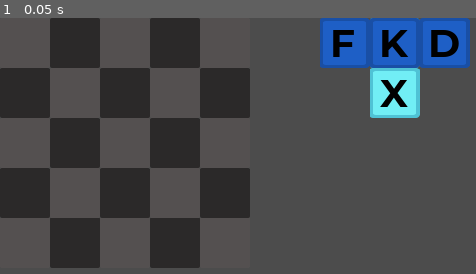
Above: before the commit, frame 1.
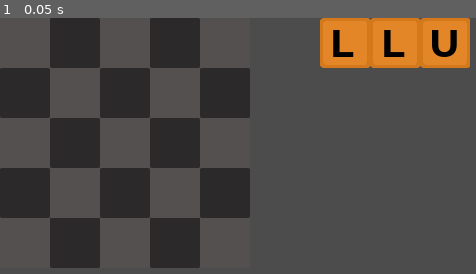
Above: after the commit, the same moment.

Repository: ababen1/Wordimo
Game: Godot game, scene res://src/Board.tscn
Two runs of this game, one before a commit and one after it. Both use one fixed random seed, a clock stepped at 60 frames per second and the inputs below.
Inputs:
- Up to frame 1 (0.05 s): no input

The runs differ from the first frame. In frame 1, 7.8% of the frame differs, in the area x 67-99%, y 0-40%.

Commit message:
todo: find a way to snap the shapes to the grid

Diff:
--- a/project.godot
+++ b/project.godot
@@ -18,10 +18,16 @@
 "class": "BlocksFactory",
 "language": "GDScript",
 "path": "res://src/Blocks/BlocksFactory.gd"
+}, {
+"base": "Area2D",
+"class": "Letter",
+"language": "GDScript",
+"path": "res://src/Letter.gd"
 } ]
 _global_script_class_icons={
 "Block": "",
-"BlocksFactory": ""
+"BlocksFactory": "",
+"Letter": ""
 }
 
 [application]
@@ -72,6 +78,12 @@
  ]
 }
 
+[layer_names]
+
+2d_physics/layer_1="blocks"
+2d_physics/layer_2="board"
+2d_physics/layer_3="letters"
+
 [physics]
 
 common/enable_pause_aware_picking=true
--- a/src/Blocks/Block.gd
+++ b/src/Blocks/Block.gd
@@ -3,14 +3,25 @@
 
 signal block_pressed
 signal rotate_pressed
+signal entered_grid
+signal exited_grid
 
 const LETTER = preload("res://src/Letter.tscn")
+const COLLISION_LAYER_BOARD = 2
+const COLLISION_LAYER_SHAPES = 1
 
 onready var sprite: Sprite = $Sprite
 onready var _polygon: = $CollisionPolygon2D
 
+var letters: Array = []
+var is_inside_grid: = false setget set_is_inside_grid
+
 func _ready() -> void:
 	setup()
+
+func _process(_delta: float) -> void:
+	self.is_inside_grid = _check_is_inside_grid()
+	update()
 
 func _input_event(_viewport: Object, event: InputEvent, _shape_idx: int) -> void:
 	if event is InputEventMouse:
@@ -19,6 +30,18 @@
 		elif event.is_action_pressed("right_click"):
 			emit_signal("rotate_pressed")
 
+# TEST
+func _draw() -> void:
+	draw_circle(position, 5, Color.black)
+
+func set_is_inside_grid(val: bool):
+	if val != is_inside_grid:
+		is_inside_grid = val
+		if is_inside_grid:
+			emit_signal("entered_grid")
+		else:
+			emit_signal("exited_grid")
+
 func setup():
 	# Adding letters
 	for child in sprite.get_children():
@@ -26,8 +49,16 @@
 			var letter = LETTER.instance()
 			child.add_child(letter)
 			letter.set_random_letter()
+			letters.append(letter)
 	_polygon.position = sprite.offset
 	sprite.position = Vector2.ZERO
+	collision_layer = COLLISION_LAYER_SHAPES
+	collision_mask = COLLISION_LAYER_BOARD
+
+func rotate_shape() -> void:
+	rotation_degrees += 90
+	for child in sprite.get_children():
+		child.rotation_degrees -= 90
 
 func _on_pressed() -> void:
 	emit_signal("block_pressed")
@@ -35,7 +66,9 @@
 func _on_rotate_pressed() -> void:
 	emit_signal("rotate_pressed")
 
-func rotate_shape() -> void:
-	rotation_degrees += 90
-	for child in sprite.get_children():
-		child.rotation_degrees -= 90
+func _check_is_inside_grid() -> bool:
+	for letter in letters:
+		if letter is Letter:
+			if letter.get_overlapping_bodies().empty():
+				return false
+	return true
--- a/src/Blocks/I.tscn
+++ b/src/Blocks/I.tscn
@@ -4,10 +4,10 @@
 [ext_resource path="res://src/Blocks/Block.gd" type="Script" id=2]
 
 [node name="I" type="Area2D"]
+collision_mask = 2
 script = ExtResource( 2 )
 
 [node name="Sprite" type="Sprite" parent="."]
-position = Vector2( 32, 128 )
 texture = ExtResource( 1 )
 centered = false
 offset = Vector2( -32, -128 )
@@ -25,4 +25,5 @@
 position = Vector2( 0, 96 )
 
 [node name="CollisionPolygon2D" type="CollisionPolygon2D" parent="."]
+position = Vector2( -32, -128 )
 polygon = PoolVector2Array( 64, 256, 0, 256, 0, 0, 64, 0 )
--- a/src/Blocks/J.tscn
+++ b/src/Blocks/J.tscn
@@ -24,5 +24,6 @@
 position = Vector2( 64, 32 )
 
 [node name="CollisionPolygon2D" type="CollisionPolygon2D" parent="."]
+visible = false
 position = Vector2( -96, -64 )
 polygon = PoolVector2Array( 67, 1, 68, 60, 192, 60, 192, 128, 0, 128, 0, 0, 67, 0 )
--- a/src/Board.gd
+++ b/src/Board.gd
@@ -1,15 +1,15 @@
 extends Node2D
 
-export var size: = Vector2(5,5) setget set_size
+signal block_dropped(block)
 
-onready var tilemap = $TileMap
-onready var blocks = $Blocks
+onready var tilemap = $GameGrid
+onready var _blocks_node = $Blocks
 
+var blocks: Array = []
 var dragged_block: Block = null
 
 func _ready() -> void:
-	add_block(BlocksFactory.instance_block("RAND"))
-	add_block(BlocksFactory.instance_block("RAND"))
+	add_block(BlocksFactory.instance_block("L"))
 
 func _process(_delta: float) -> void:
 	if dragged_block:
@@ -20,24 +20,21 @@
 		if dragged_block:
 			dragged_block.rotate_shape()
 
-func set_size(val: Vector2):
-	if not is_inside_tree():
-		yield(self, "ready")
-	size = val
-	for y in size.y:
-		for x in size.x:
-			var tile_idx = 0 if (x+y) % 2 ==0 else 1
-			tilemap.set_cell(x,y, tile_idx)
-
 func add_block(block: Block) -> void:
-	blocks.add_child(block)
+	_blocks_node.add_child(block)
+	blocks.append(block)
 # warning-ignore:return_value_discarded
 	block.connect("block_pressed", self, "_on_block_pressed", [block])
+# warning-ignore:return_value_discarded
+	block.connect("entered_grid", tilemap, "_on_block_entered", [block])
+# warning-ignore:return_value_discarded
+	block.connect("exited_grid", tilemap, "_on_block_exited", [block])
 
 func _on_block_pressed(block: Block):
 	if dragged_block == block:
 		dragged_block = null
 		Input.set_mouse_mode(Input.MOUSE_MODE_VISIBLE)
+		emit_signal("block_dropped", block)
 	else:
 		dragged_block = block
 		Input.set_mouse_mode(Input.MOUSE_MODE_HIDDEN)
--- a/src/Board.tscn
+++ b/src/Board.tscn
@@ -1,8 +1,15 @@
-[gd_scene load_steps=5 format=2]
+[gd_scene load_steps=8 format=2]
 
 [ext_resource path="res://assets/Tetriminos/Board/BG_1.png" type="Texture" id=1]
 [ext_resource path="res://assets/Tetriminos/Board/BG_2.png" type="Texture" id=2]
 [ext_resource path="res://src/Board.gd" type="Script" id=3]
+[ext_resource path="res://src/GameGrid.gd" type="Script" id=4]
+
+[sub_resource type="ConvexPolygonShape2D" id=2]
+points = PoolVector2Array( 0, 0, 64, 0, 64, 64, 0, 64 )
+
+[sub_resource type="ConvexPolygonShape2D" id=3]
+points = PoolVector2Array( 0, 0, 64, 0, 64, 64, 0, 64 )
 
 [sub_resource type="TileSet" id=1]
 0/name = "BG_2.png 0"
@@ -15,10 +22,17 @@
 0/navigation_offset = Vector2( 0, 0 )
 0/shape_offset = Vector2( 0, 0 )
 0/shape_transform = Transform2D( 1, 0, 0, 1, 0, 0 )
+0/shape = SubResource( 2 )
 0/shape_one_way = false
-0/shape_one_way_margin = 0.0
-0/shapes = [  ]
-0/z_index = 0
+0/shape_one_way_margin = 1.0
+0/shapes = [ {
+"autotile_coord": Vector2( 0, 0 ),
+"one_way": false,
+"one_way_margin": 1.0,
+"shape": SubResource( 2 ),
+"shape_transform": Transform2D( 1, 0, 0, 1, 0, 0 )
+} ]
+0/z_index = -1
 1/name = "BG_1.png 1"
 1/texture = ExtResource( 1 )
 1/tex_offset = Vector2( 0, 0 )
@@ -29,18 +43,29 @@
 1/navigation_offset = Vector2( 0, 0 )
 1/shape_offset = Vector2( 0, 0 )
 1/shape_transform = Transform2D( 1, 0, 0, 1, 0, 0 )
+1/shape = SubResource( 3 )
 1/shape_one_way = false
-1/shape_one_way_margin = 0.0
-1/shapes = [  ]
-1/z_index = 0
+1/shape_one_way_margin = 1.0
+1/shapes = [ {
+"autotile_coord": Vector2( 0, 0 ),
+"one_way": false,
+"one_way_margin": 1.0,
+"shape": SubResource( 3 ),
+"shape_transform": Transform2D( 1, 0, 0, 1, 0, 0 )
+} ]
+1/z_index = -1
 
 [node name="Board" type="Node2D"]
 script = ExtResource( 3 )
 
-[node name="TileMap" type="TileMap" parent="."]
+[node name="GameGrid" type="TileMap" parent="."]
 tile_set = SubResource( 1 )
+collision_layer = 2
+collision_mask = 4
 format = 1
 tile_data = PoolIntArray( 0, 0, 0, 1, 1, 0, 2, 0, 0, 3, 1, 0, 4, 0, 0, 65536, 1, 0, 65537, 0, 0, 65538, 1, 0, 65539, 0, …(227 unchanged characters)…
+script = ExtResource( 4 )
+highlight_color = Color( 0.678431, 1, 0.180392, 0.352941 )
 
 [node name="Blocks" type="Position2D" parent="."]
 position = Vector2( 505, 0 )
--- /dev/null
+++ b/src/GameGrid.gd
@@ -0,0 +1,59 @@
+extends TileMap
+
+export var size: = Vector2(5,5) setget set_size
+export var highlight_color: = Color.greenyellow
+
+var cells_to_highlight: = PoolVector2Array()
+var tiles_date: Dictionary = {}
+
+func _ready() -> void:
+# warning-ignore:return_value_discarded
+	get_parent().connect("block_dropped", self, "_on_block_dropped")
+
+func _process(_delta: float) -> void:
+	cells_to_highlight = []
+	if get_parent().dragged_block and is_inside_grid(
+		get_parent().dragged_block):
+		for letter in get_parent().dragged_block.letters:
+			if letter is Letter:
+				cells_to_highlight.append(
+					world_to_map(letter.global_position))
+	update()
+
+func _draw() -> void:
+	for cell in cells_to_highlight:
+		draw_rect(
+			Rect2(to_global(map_to_world(cell)), cell_size),
+			highlight_color)
+
+func set_size(val: Vector2):
+	if not is_inside_tree():
+		yield(self, "ready")
+	size = val
+	for y in size.y:
+		for x in size.x:
+			var tile_idx = 0 if (x+y) % 2 ==0 else 1
+			set_cell(x,y, tile_idx)
+
+func is_inside_grid(block: Block) -> bool:
+	for letter in block.letters:
+		var letter_cell = world_to_map(letter.global_position)
+		if not get_used_rect().has_point(letter_cell):
+			return false
+	return true
+
+func _on_block_entered(block: Block) -> void:
+	pass
+
+func _on_block_exited(block: Block) -> void:
+	pass
+
+func _on_block_dropped(block: Block) -> void:
+	if is_inside_grid(block):
+		for letter in block.letters:
+			tiles_date[world_to_map(letter.global_position)] = letter
+			_snap(block)
+
+func _snap(block: Block) -> void:
+	var block_cell = world_to_map(block.global_position)
+	block.global_position = to_global(map_to_world(block_cell))
--- a/src/Letter.gd
+++ b/src/Letter.gd
@@ -1,5 +1,6 @@
-tool
-extends Node2D
+#tool
+extends Area2D
+class_name Letter
 
 const FONT = preload("res://assets/LetterFont.tres")
 const VALID_LETTERS = "abcdefghijklmnopqrstuvwxyz"
@@ -18,7 +19,9 @@
 export(COLORS) var color = COLORS.NONE setget set_color
 
 func _ready() -> void:
-	pass
+	if not Engine.editor_hint:
+# warning-ignore:return_value_discarded
+		connect("body_entered", self, "_on_body_entered")
 
 func _enter_tree() -> void:
 	if Engine.editor_hint:
@@ -54,3 +57,6 @@
 
 func _on_ToolButton_pressed() -> void:
 	print(letter)
+
+func _on_body_entered(body: Node):
+	pass
--- a/src/Letter.tscn
+++ b/src/Letter.tscn
@@ -1,13 +1,18 @@
-[gd_scene load_steps=4 format=2]
+[gd_scene load_steps=5 format=2]
 
 [ext_resource path="res://src/Letter.gd" type="Script" id=1]
 [ext_resource path="res://assets/LetterFont.tres" type="DynamicFont" id=2]
 
 [sub_resource type="StyleBoxEmpty" id=6]
 
-[node name="Letter" type="Node2D"]
+[sub_resource type="RectangleShape2D" id=7]
+extents = Vector2( 32, 32 )
+
+[node name="Letter" type="Area2D"]
+collision_layer = 4
+collision_mask = 2
 script = ExtResource( 1 )
-letter = "U"
+letter = "P"
 
 [node name="Container" type="CenterContainer" parent="."]
 anchor_left = 0.5
@@ -25,11 +30,14 @@
 }
 
 [node name="Letter" type="Label" parent="Container"]
-margin_left = 12.0
+margin_left = 13.0
 margin_top = 1.0
-margin_right = 51.0
+margin_right = 50.0
 margin_bottom = 63.0
 custom_colors/font_color = Color( 0, 0, 0, 1 )
 custom_fonts/font = ExtResource( 2 )
 custom_styles/normal = SubResource( 6 )
-text = "U"
+text = "P"
+
+[node name="CollisionShape2D" type="CollisionShape2D" parent="."]
+shape = SubResource( 7 )
